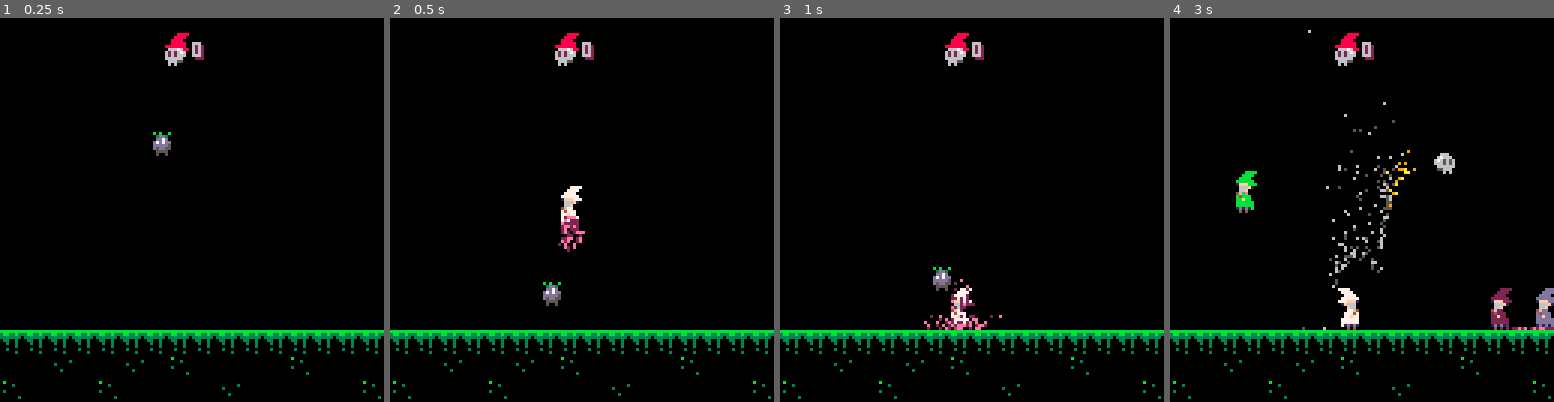
Above: before the commit, frames 1-4 (left to right).
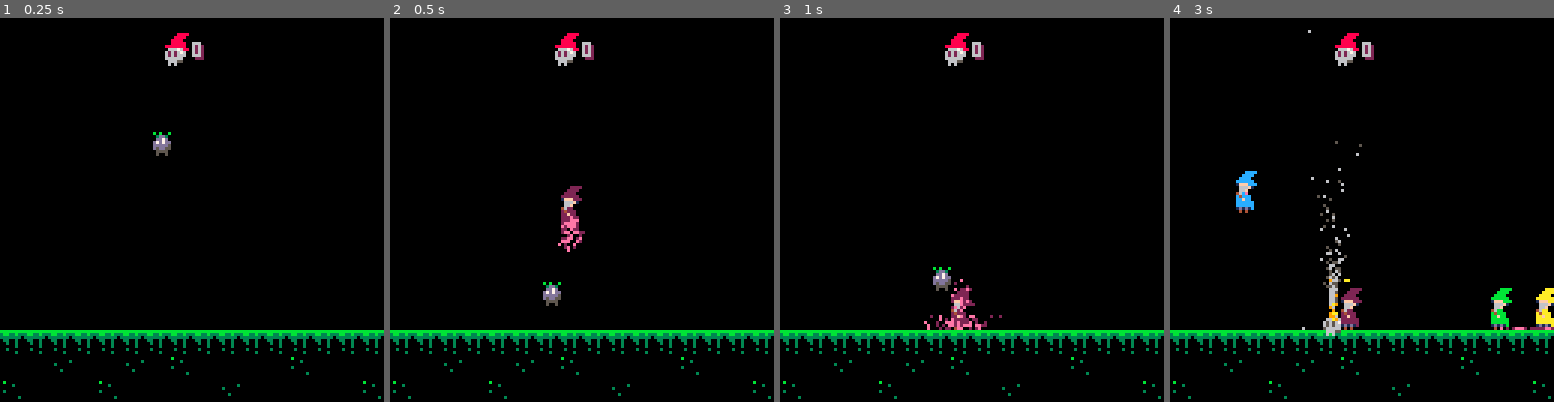
Above: after the commit, the same moments.

Repository: CalebHicks1/pico-8
Game: PICO-8 cartridge wizard.p8
Two runs of this game, one before a commit and one after it. Both use one fixed random seed, a clock stepped at 60 frames per second and the inputs below.
Inputs:
- Up to frame 1 (0.25 s): no input
- Up to frame 2 (0.5 s): tap X (X key) at 0.33 s
- Up to frame 3 (1 s): tap O (Z key) at 0.7 s
- Up to frame 4 (3 s): tap X (X key) at 1.07, 1.85, 2.97 s; hold Right 1.6-2.1 s; tap O (Z key) every 0.4 s from 1.7 to 2.9 s; hold Right from 2.47 s (still down)

Frame 1 is identical in both runs. In frame 2, 0.4% of the frame differs, in the area x 43-51%, y 43-61%; in frame 3, 0.4%; in frame 4, 3.1%, in the area x 17-100%, y 21-83%.

Commit message:
code cleanup

Diff:
--- a/wizard.p8
+++ b/wizard.p8
@@ -19,6 +19,7 @@
 
 function wizard(_x,_y,_player)
 	-- create a new player object
+	colors = {2,3,8,9,10,11,12,13,14}
 	a = {
 		x=_x,
 		y=_y,
@@ -33,7 +34,7 @@
   		facing=true, -- true = left
   		dead=false,
 		just_died=false,
-		col=1+rnd(14)
+		col=rnd(colors)
 	}
 	return a
 end
@@ -64,10 +65,10 @@
 		k = {
 			dx=-0.2+rnd(0.4),
 			dy=-0.8+rnd(1),
-			col=9+rnd(2), --random orange or yellow
+			col=rnd({9,10}), --random orange or yellow
 			ttl=100+rnd(25),
 			grav=0.04,
-			col2=5+rnd(2),
+			col2=rnd({5,6,7}),
 			col2_timer=20+rnd(20),
 			friction=0.95
 		}
@@ -75,20 +76,18 @@
 		k = {
 			dx=-1+rnd(2),
 			dy=-1+rnd(1.5),
-			col=9+rnd(2), --random orange or yellow
+			col=rnd({9,10}), --random orange or yellow
 			ttl=20+rnd(25),
 			grav=-0.3,
-			col2=5+rnd(2),
+			col2=rnd({5,6}),
 			col2_timer=15,
 			friction=0.9-rnd(0.9)
 	}
 	elseif kind=="teleport" then
-		col=14
-		if (rnd(2) > 1) col=2
 		k = {
 			dx=-1+rnd(2),
 			dy=2+rnd(2),
-			col=col, --random orange or yellow
+			col=rnd({2,14}), --random orange or yellow
 			ttl=20+rnd(25),
 			grav=0.4,
 			col2=5+rnd(2),
@@ -180,7 +179,7 @@
 	accel = 0.3
 	grav = 0.5
 	-- player controls
-	if p.player then
+	if p.player and not p.just_died then
 		if (btn(0)) p.dx -= accel
 		if (btn(1)) p.dx += accel
 		if (btnp(4)) p.dy = -4
@@ -364,15 +363,9 @@
 
 function spr_recolor(n,x,y,flip_x,col,new_col)
 	-- calls the spr() function, replacing a given color with a new one
+	pal(col,new_col)
 	spr(n,x,y,1,1,flip_x)
-	for i=0,8 do
-		for j=0,8 do
-			c = pget(x+i,y+j)
-			if c == col then
-				pset(x+i,y+j,new_col)
-			end
-		end
-	end
+	pal(col,col)
 end
 
 function check_col(x,y,dx,dy)
